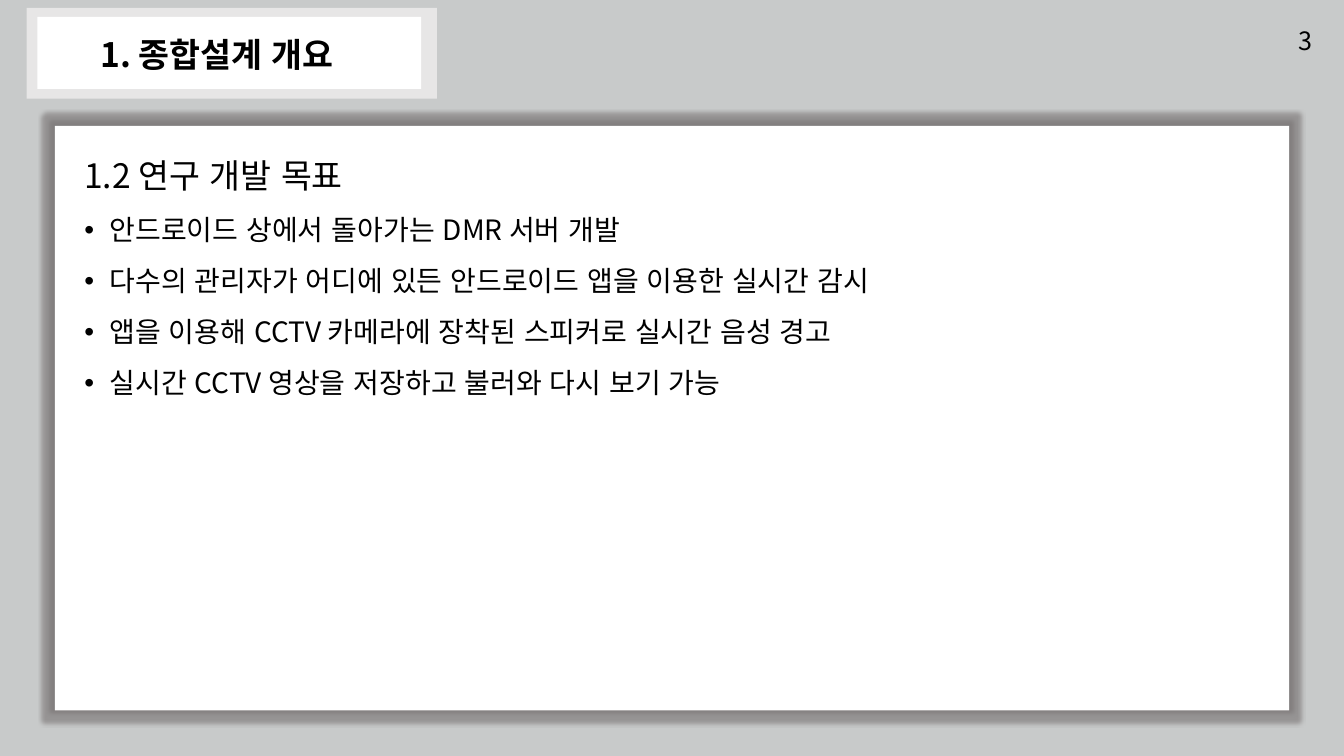
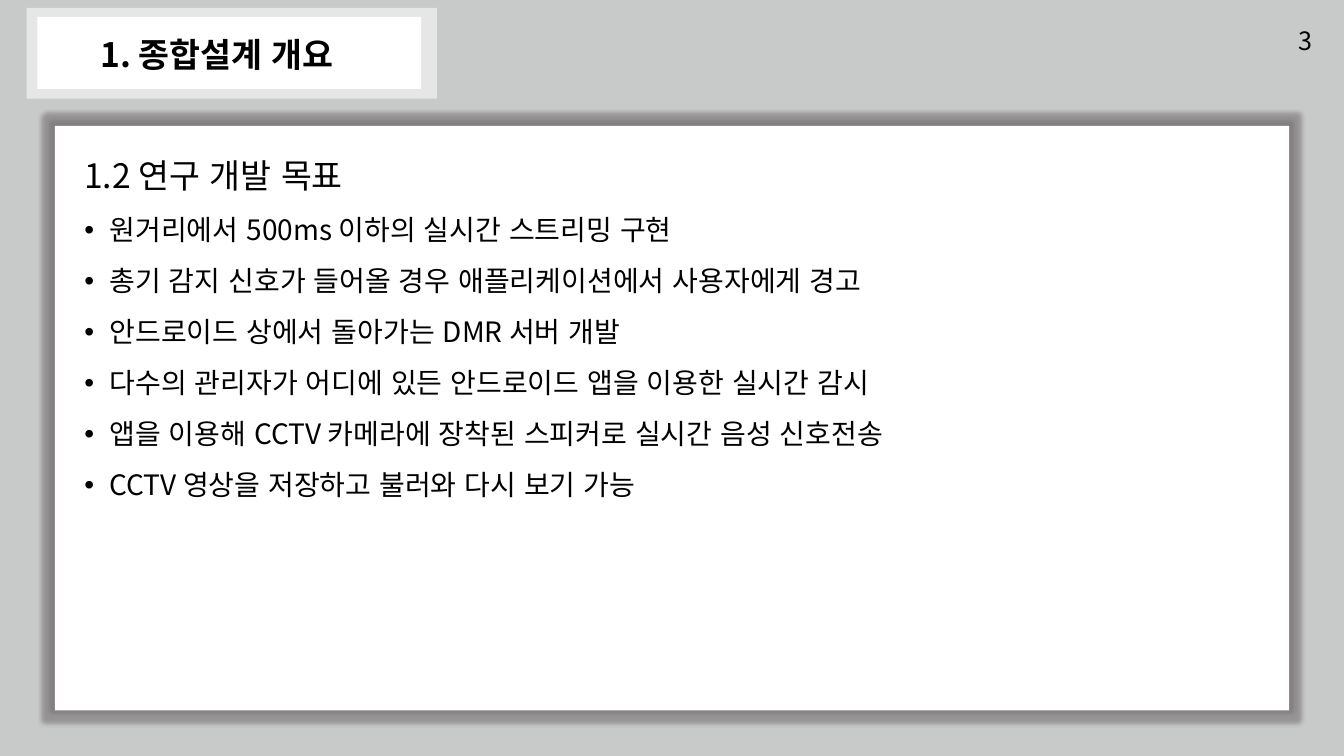
Before and after one commit to TeamGym/CapstonDesign2022-A, a slide deck: slide 7 of Documentation/종합설계_2차_설계서_발표.pptx. Drawn at 1344x756 pixels with LibreOffice and Linux fonts; fonts in the diff are those of the drawing. Boxes give left, top, right and bottom in pixels: in the first picture for what was removed or moved away, otherwise in the second. Text is boxed around its words. In the diff, an @@ line names an element or a change of style, - is before the commit and + after.

```diff
--- a/Documentation/종합설계_2차_설계서_발표.pptx
+++ b/Documentation/종합설계_2차_설계서_발표.pptx
@@ text at (x1=110, y1=216, x2=861, y2=294): paragraphs added @@
+• 원거리에서 500ms 이하의 실시간 스트리밍 구현
+• 총기 감지 신호가 들어올 경우 애플리케이션에서 사용자에게 경고
@@ text at (x1=110, y1=420, x2=883, y2=498): text changed @@
-• 앱을 이용해 CCTV 카메라에 장착된 스피커로 실시간 음성 경고
-• 실시간 CCTV 영상을 저장하고 불러와 다시 보기 가능
+• 앱을 이용해 CCTV 카메라에 장착된 스피커로 실시간 음성 신호전송
+• CCTV 영상을 저장하고 불러와 다시 보기 가능
```
Also in this commit, not shown: 1 other file.
